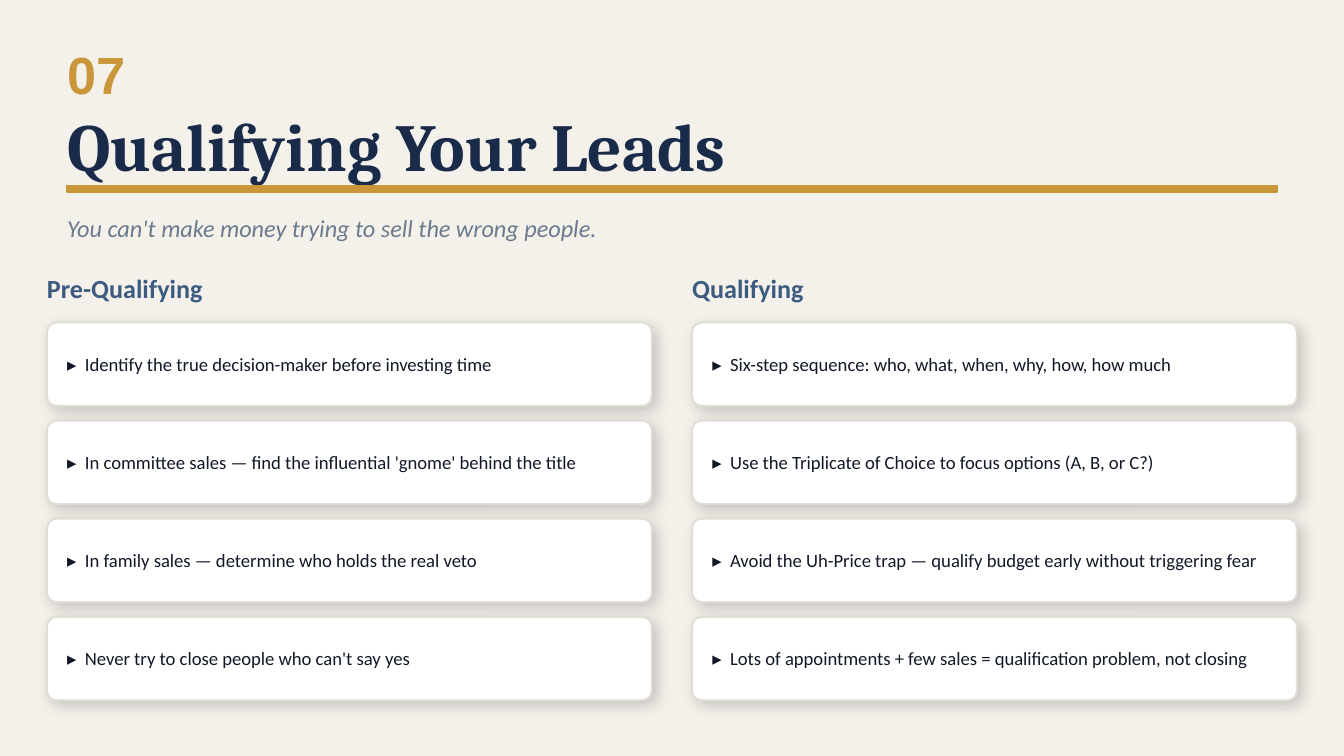
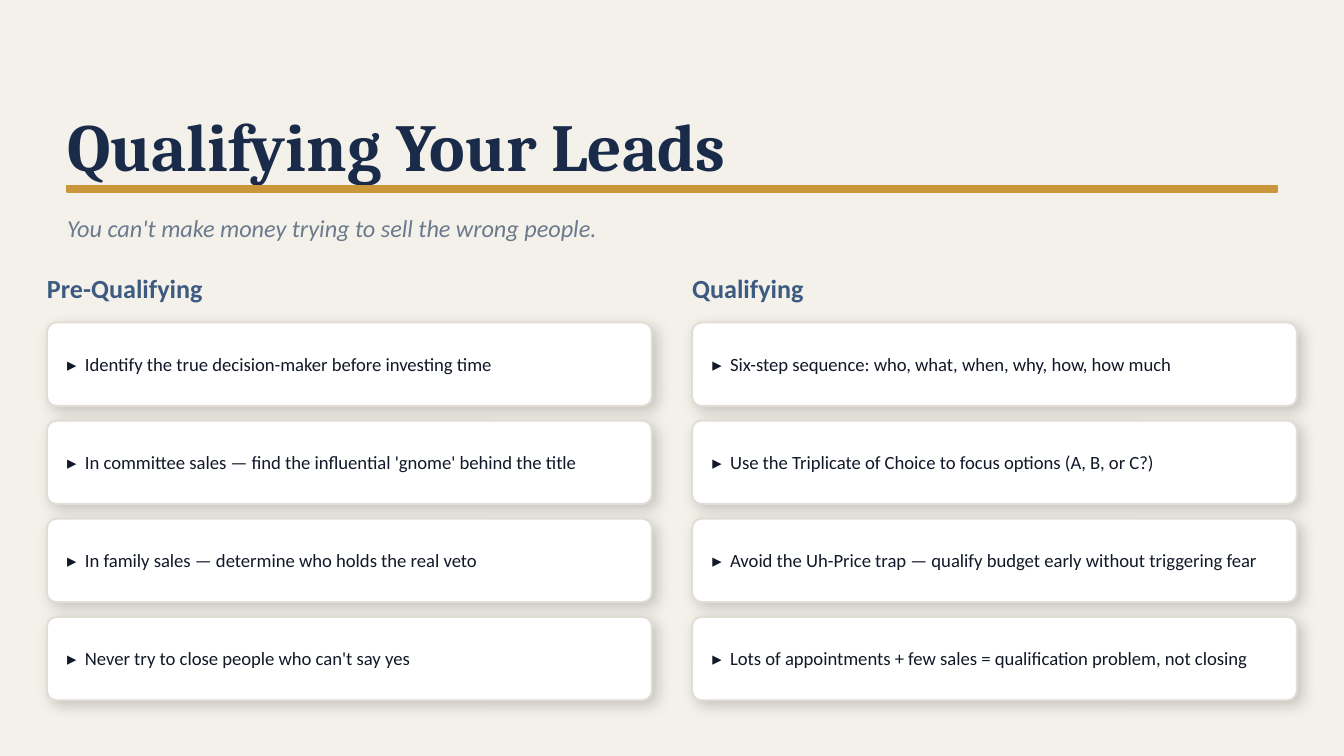
Before and after one commit to DHAINES24/sales-intern-hub, a slide deck: slide 12 of sales_presentation_final [Autosaved] (1).pptx (slide 14 before the commit). Drawn at 1344x756 pixels with LibreOffice and Linux fonts; fonts in the diff are those of the drawing. Boxes give left, top, right and bottom in pixels: in the first picture for what was removed or moved away, otherwise in the second. Text is boxed around its words. In the diff, an @@ line names an element or a change of style, - is before the commit and + after.

```diff
--- a/sales_presentation_final [Autosaved] (1).pptx
+++ b/sales_presentation_final [Autosaved] (1).pptx
@@ text removed at bbox=[67, 57, 125, 95] @@
-07
```
Also in this commit, not shown: 12 other slides changed, 2 slides added, 3 slides removed, 3 other files.
